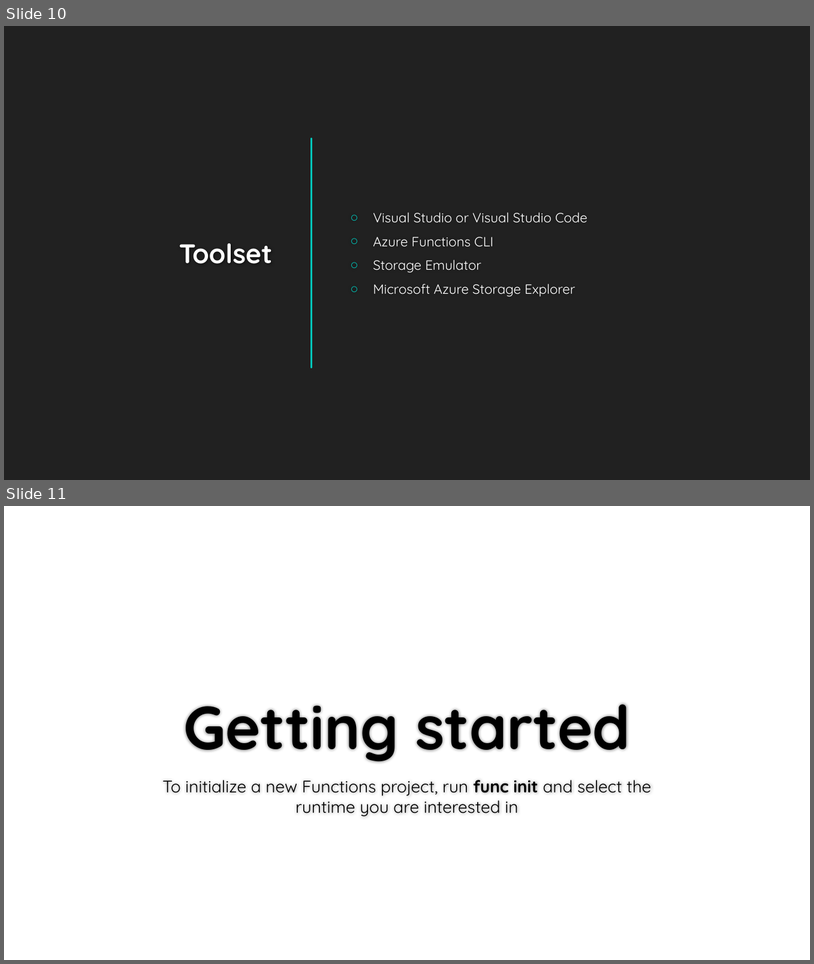
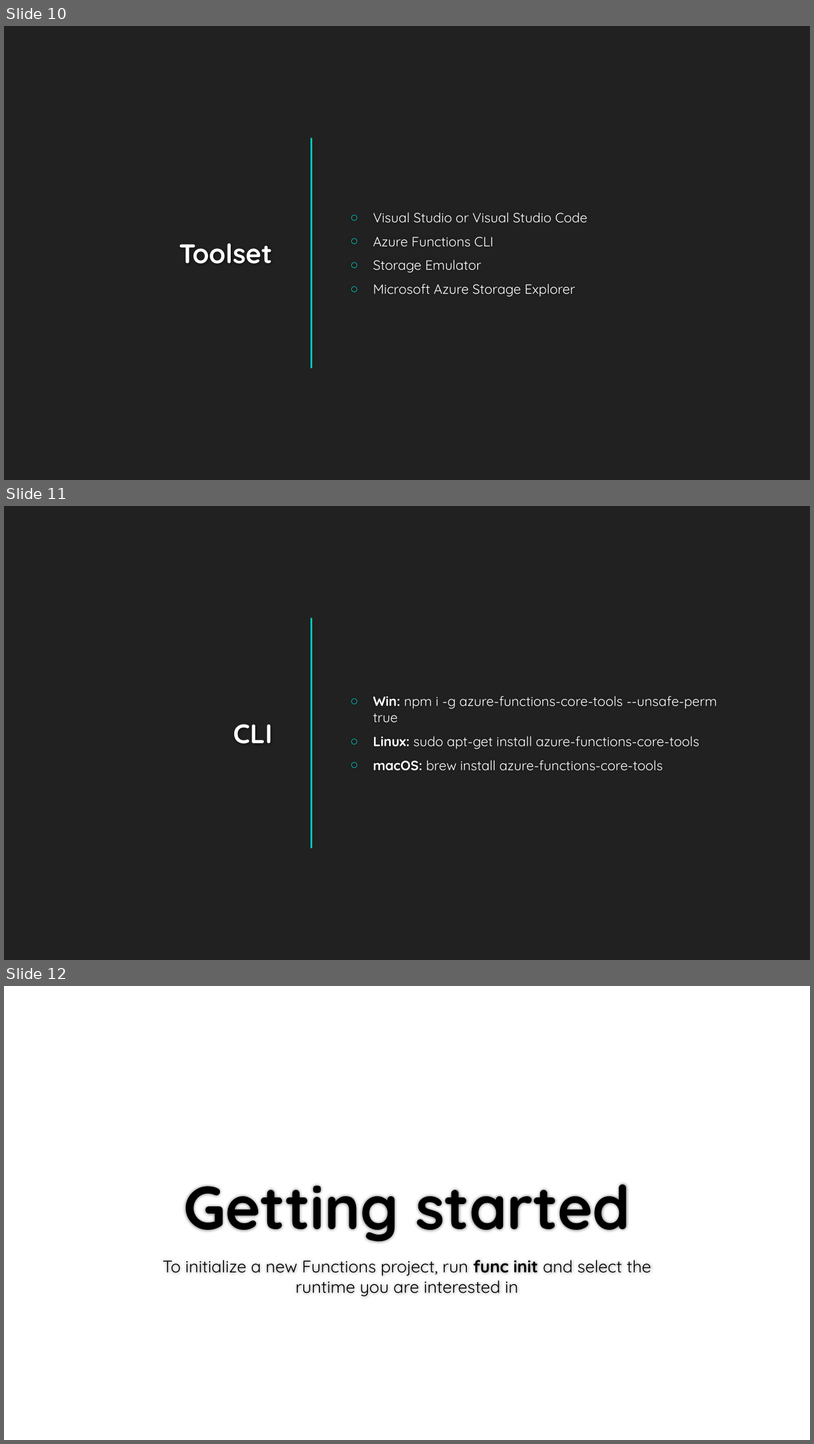
Before and after one commit to kamil-mrzyglod/Workshops, a slide deck: AzureDay2019/Developing services with Azure Functions.pptx. Shown one above the other, each under a label of ours: slides 10 and 11 before the commit, slides 10, 11 and 12 after it. The pictures are 814x964 and 814x1444 pixels, drawn with LibreOffice and Linux fonts; fonts in the diff are those of the drawing; background and template pictures are left out. Boxes give left, top, right and bottom in pixels: in the first picture for what was removed or moved away, otherwise in the second. Text is boxed around its words. In the diff, an @@ line names an element or a change of style, - is before the commit and + after.

```diff
--- a/AzureDay2019/Developing services with Azure Functions.pptx
+++ b/AzureDay2019/Developing services with Azure Functions.pptx
@@ slide 11 added at (4,506,810,960), background #212121 @@
@@ line added from (311, 619) to (311, 847), #00C6BB 1.75 pt @@
@@ text added at (373,696,717,771), 16 pt, text #FFFFFF @@
+○ Win: npm i -g azure-functions-core-tools --unsafe-perm true
+○ Linux: sudo apt-get install azure-functions-core-tools
+○ macOS: brew install azure-functions-core-tools
@@ title added at (233,724,273,744), 32 pt, text #FFFFFF, bold @@
+CLI
@@ what was slide 11 is now slide 12 @@
```
Also in this commit, not shown: 2 slides changed, 2 other slides added.
